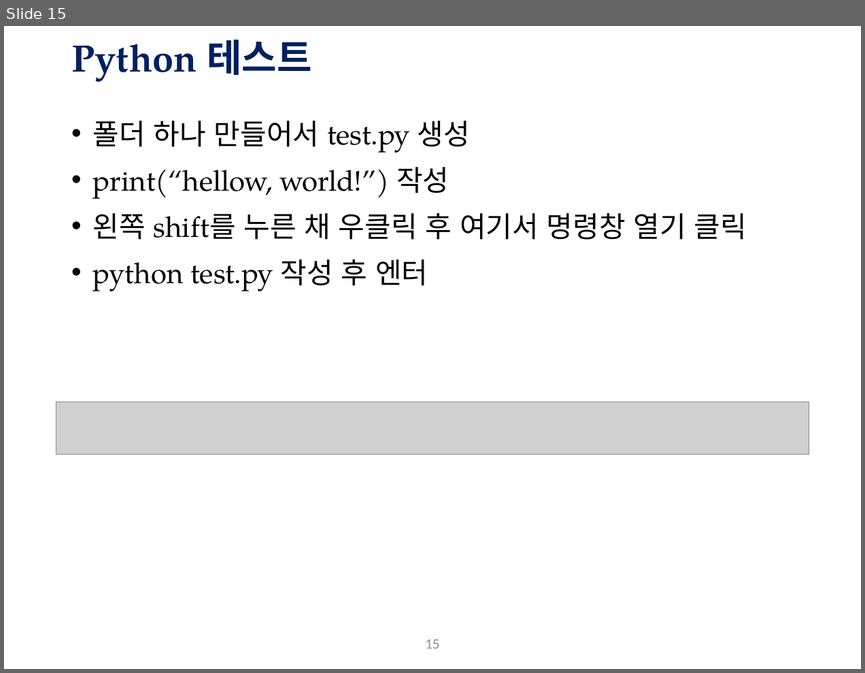
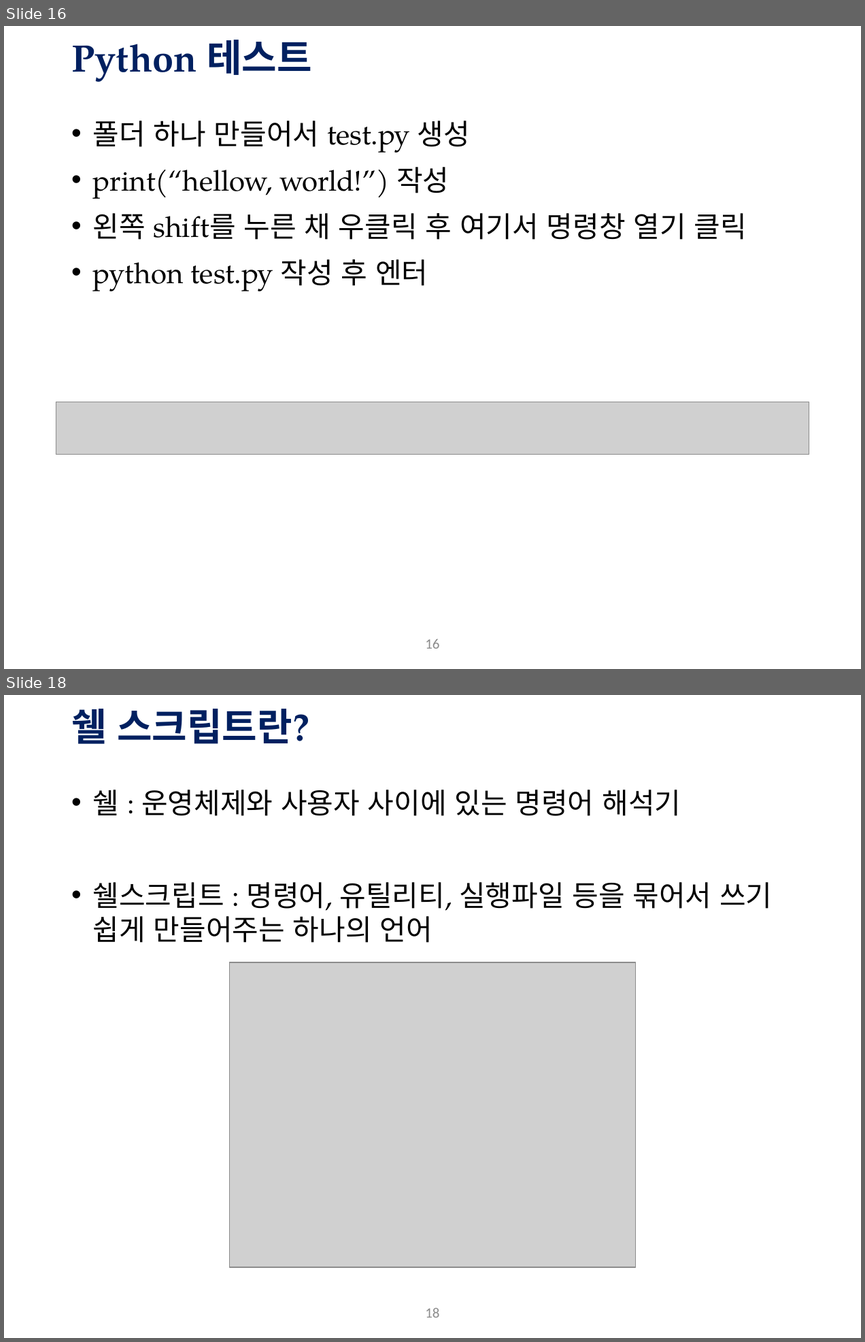
Before and after one commit to Hagazzusa/gykim.github.io, a slide deck: data/ot&env.pptx. Shown one above the other, each under a label of ours: slide 15 before the commit, slides 16 and 18 after it; the slides between them are not shown. The pictures are 865x673 and 865x1342 pixels, drawn with LibreOffice and Linux fonts; fonts in the diff are those of the drawing; grey boxes stand for pictures; background and template pictures are left out. Boxes give left, top, right and bottom in pixels: in the first picture for what was removed or moved away, otherwise in the second. Text is boxed around its words. In the diff, an @@ line names an element or a change of style, - is before the commit and + after.

```diff
--- a/data/ot&env.pptx
+++ b/data/ot&env.pptx
@@ slide 18 added at (4, 695, 861, 1338), background #FFFFFF; not listed: 1 template element that a slide beside it also shows @@
@@ title added at (71, 709, 309, 744), 32 pt, text #002060, bold @@
+쉘 스크립트란?
@@ text added at (93, 790, 772, 943), 24 pt, text #000000 @@
+• 쉘 : 운영체제와 사용자 사이에 있는 명령어 해석기
+• 쉘스크립트 : 명령어, 유틸리티, 실행파일 등을 묶어서 쓰기 쉽게 만들어주는 하나의 언어
@@ picture added at (229, 962, 636, 1268) @@
@@ what was slide 15 is now slide 16 @@
@@ page number at (425, 639, 439, 648): text changed @@
-15
+16
```
Also in this commit, not shown: 3 slides changed, 13 other slides added, 1 slide removed.
